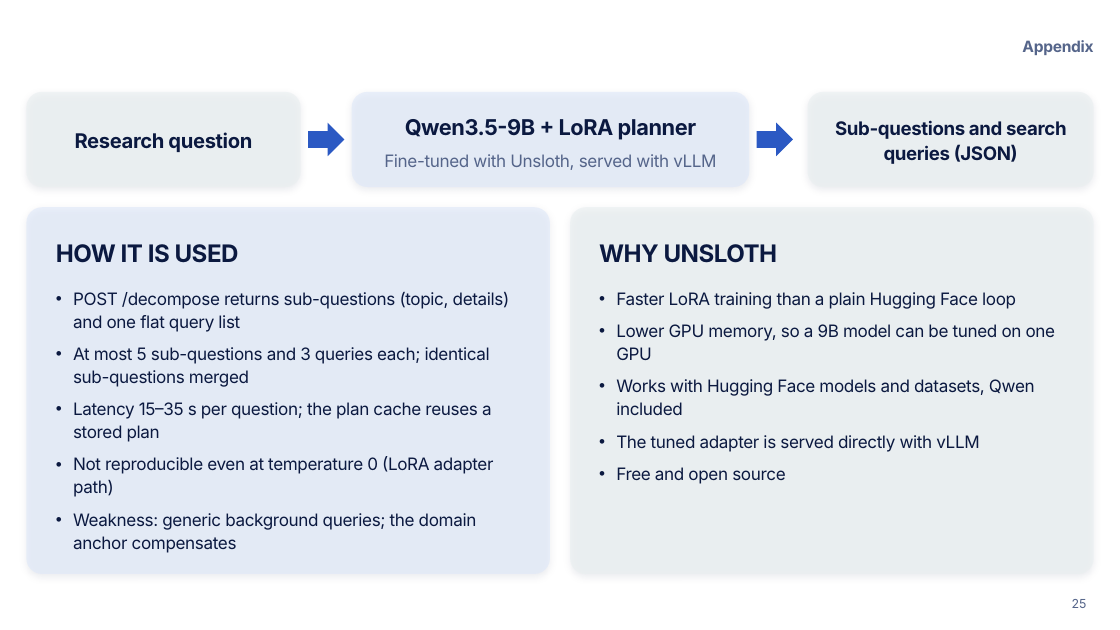
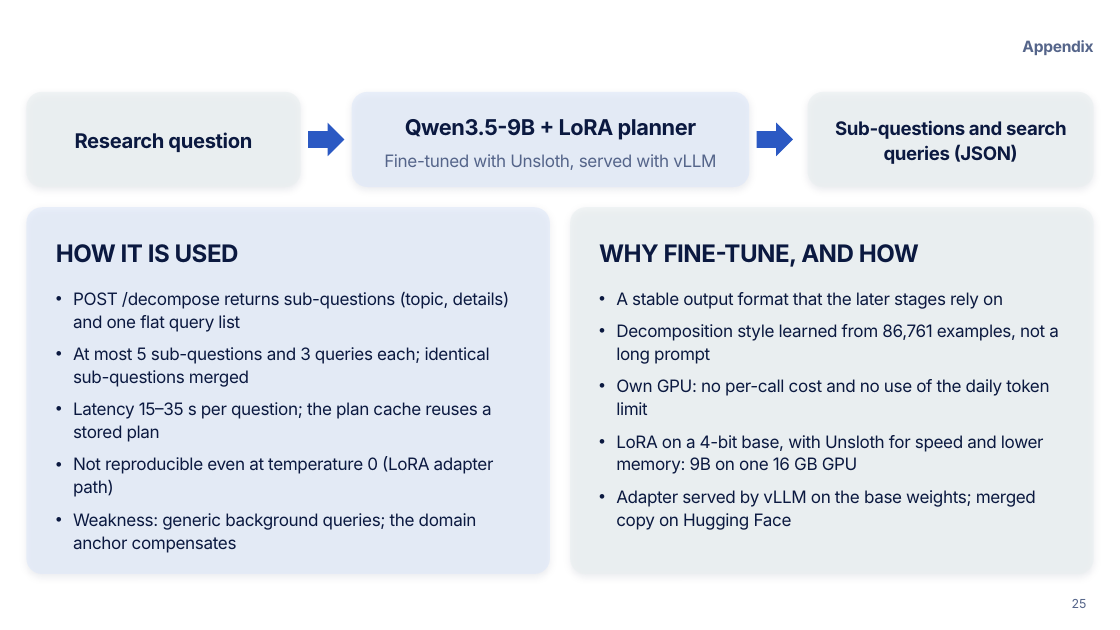
Before and after one commit to minorproject1research-coder/TRACE, a slide deck: slide 25 of docs/TRACE_Presentation_BaseDesign.pptx. Drawn at 1120x630 pixels with LibreOffice and Linux fonts; fonts in the diff are those of the drawing; background and template pictures are left out. Boxes give left, top, right and bottom in pixels: in the first picture for what was removed or moved away, otherwise in the second. Text is boxed around its words. In the diff, an @@ line names an element or a change of style, - is before the commit and + after.

```diff
--- a/docs/TRACE_Presentation_BaseDesign.pptx
+++ b/docs/TRACE_Presentation_BaseDesign.pptx
@@ text at (599, 244, 919, 267): text changed @@
-WHY UNSLOTH
+WHY FINE-TUNE, AND HOW
@@ text at (616, 292, 1059, 530): text changed @@
-• Faster LoRA training than a plain Hugging Face loop
-• Lower GPU memory, so a 9B model can be tuned on one GPU
-• Works with Hugging Face models and datasets, Qwen included
-• The tuned adapter is served directly with vLLM
-• Free and open source
+• A stable output format that the later stages rely on
+• Decomposition style learned from 86,761 examples, not a long prompt
+• Own GPU: no per-call cost and no use of the daily token limit
+• LoRA on a 4-bit base, with Unsloth for speed and lower memory: 9B on one 16 GB GPU
+• Adapter served by vLLM on the base weights; merged copy on Hugging Face
```
Also in this commit, not shown: 8 other slides changed, 4 slides added, 3 slides removed, 3 other files.
